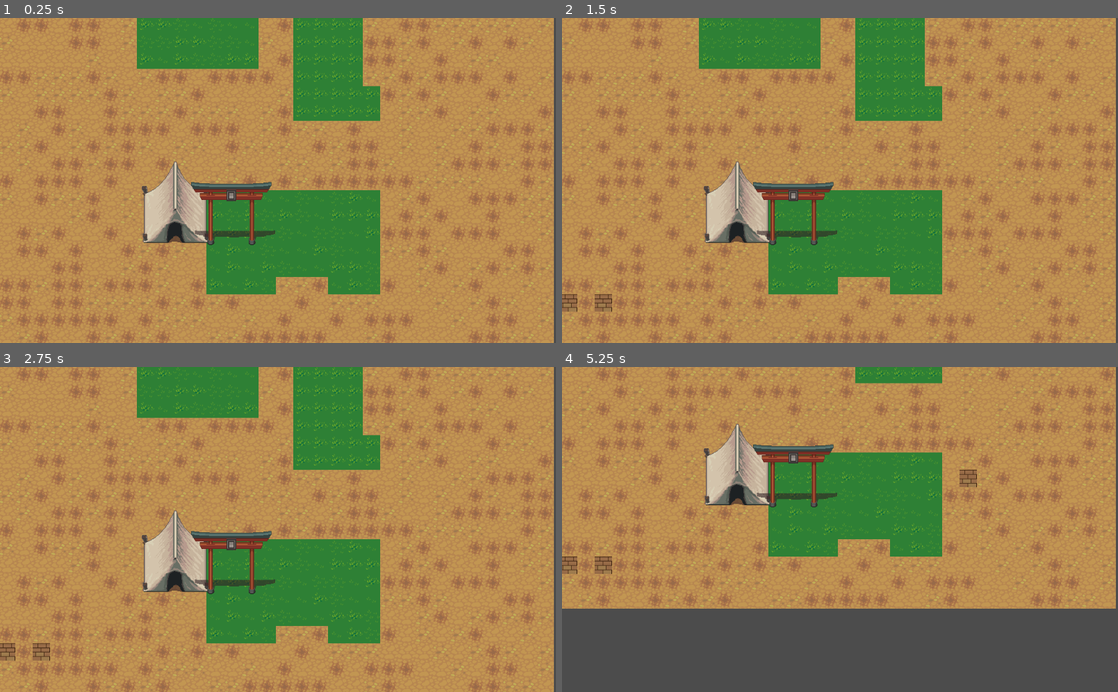
Above: before the commit, frames 1-4 (two rows, left to right).
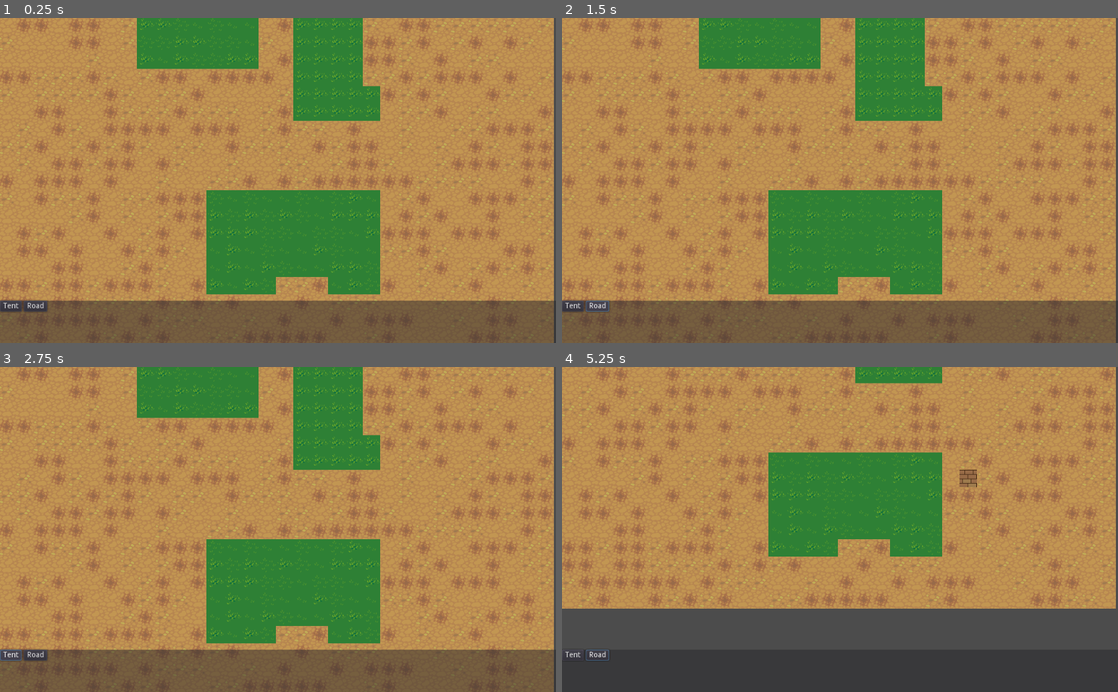
Above: after the commit, the same moments.

Repository: game-prototypes/open-city-prototype
Game: Godot game, scene res://Main.tscn
Two runs of this game, one before a commit and one after it. Both use one fixed random seed, a clock stepped at 60 frames per second and the inputs below.
Inputs (mouse positions are in pixels of both pictures, inside the frame that each line leads up to):
- Up to frame 1 (0.25 s): no input
- Up to frame 2 (1.5 s): click (573, 307) at 0.5 s, where only the run after the commit has a clickable "Tent"; click (595, 307) at 1.25 s, where only the run after the commit has a clickable "Road"
- Up to frame 3 (2.75 s): click (11, 656) at 2 s, where only the run after the commit has a clickable "Tent"
- Up to frame 4 (5.25 s): click (595, 656) at 2.75 s, where only the run after the commit has a clickable "Road"; click (573, 656) at 3.5 s, where only the run after the commit has a clickable "Tent"; click (595, 656) at 4.25 s, where only the run after the commit has a clickable "Road"; tap Enter at 5 s; move the mouse to (962, 513) at 5.02 s; hold S (camera_padding_down) from 5.03 s (still down); click (962, 513) at 5.17 s

The runs differ from the first frame. In frame 1, 16% of the frame differs, in the area x 0-100%, y 44-100%; in frame 2, 16%; in frame 3, 16%; in frame 4, 3.6%.

Commit message:
Add tile markers and GUI

Diff:
--- a/Buildings/Tent.tscn
+++ b/Buildings/Tent.tscn
@@ -6,5 +6,7 @@
 
 [node name="Sprite" type="Sprite" parent="."]
 texture = ExtResource( 1 )
+centered = false
+offset = Vector2( 0, -32 )
 region_enabled = true
 region_rect = Rect2( 416, 512, 128, 160 )
--- /dev/null
+++ b/Components/GUI/GUI.gd
@@ -0,0 +1,7 @@
+extends CanvasLayer
+
+signal press_button(string)
+
+func _on_button_pressed(button: String):
+	emit_signal("press_button", button)
+	print("press ", button)
--- /dev/null
+++ b/Components/GUI/GUI.tscn
@@ -0,0 +1,39 @@
+[gd_scene load_steps=2 format=2]
+
+[ext_resource path="res://Components/GUI/GUI.gd" type="Script" id=1]
+
+[node name="GUI" type="CanvasLayer"]
+script = ExtResource( 1 )
+
+[node name="Container" type="MarginContainer" parent="."]
+anchor_top = 1.0
+anchor_right = 1.0
+anchor_bottom = 1.0
+margin_top = -78.0
+grow_vertical = 0
+__meta__ = {
+"_edit_use_anchors_": false
+}
+
+[node name="Panel" type="Panel" parent="Container"]
+modulate = Color( 1, 1, 1, 0.482353 )
+margin_right = 1024.0
+margin_bottom = 78.0
+
+[node name="GridContainer" type="GridContainer" parent="Container"]
+margin_right = 1024.0
+margin_bottom = 78.0
+columns = 2
+
+[node name="TentButton" type="Button" parent="Container/GridContainer"]
+margin_right = 40.0
+margin_bottom = 20.0
+text = "Tent"
+
+[node name="RoadButton" type="Button" parent="Container/GridContainer"]
+margin_left = 44.0
+margin_right = 87.0
+margin_bottom = 20.0
+text = "Road"
+[connection signal="pressed" from="Container/GridContainer/TentButton" to="." method="_on_button_pressed" binds= [ "build_tent" ]]
+[connection signal="pressed" from="Container/GridContainer/RoadButton" to="." method="_on_button_pressed" binds= [ "build_road" ]]
--- a/Components/Map/Map.gd
+++ b/Components/Map/Map.gd
@@ -2,6 +2,7 @@
 
 onready var terrain = $Terrain
 onready var roads = $Roads
+onready var markers = $Markers
 
 var tile_size: int
 
@@ -17,11 +18,13 @@
 	var road_id=roads.get_cell(tile.x, tile.y)
 	return road_id==-1
 
-
-func build(tile, build):
+func build(tile, build, size=1):
 	print("Build in ", tile)
 	var build_instance=build.instance()
-	build_instance.position=tile2pos(tile)
+
+	var centered_tile_position=tile2pos(tile)
+	# get left top corner
+	build_instance.position=Vector2(centered_tile_position.x-tile_size/2, centered_tile_position.y-tile_size/2)
 	build_instance.add_to_group(BUILDINGS_GROUP)
 	add_child(build_instance)
 
--- a/Components/Map/Map.tscn
+++ b/Components/Map/Map.tscn
@@ -1,8 +1,9 @@
-[gd_scene load_steps=4 format=2]
+[gd_scene load_steps=5 format=2]
 
 [ext_resource path="res://Components/Map/Map.gd" type="Script" id=1]
 [ext_resource path="res://Components/Map/Tilesets/terrain.tres" type="TileSet" id=2]
 [ext_resource path="res://Components/Map/Tilesets/roads.tres" type="TileSet" id=3]
+[ext_resource path="res://Components/Map/Tilesets/tile_markers.tres" type="TileSet" id=4]
 
 [node name="Map" type="Node2D"]
 script = ExtResource( 1 )
@@ -20,3 +21,8 @@
 cell_tile_origin = 1
 format = 1
 tile_data = PoolIntArray( 0, 0, 2, 1, 0, 0, 2, 0, 0, 3, 0, 2, 4, 0, 0, 5, 0, 0, 6, 0, 2, 7, 0, 1, 8, 1, 0, 9, 1, 0, 10, …(8345 unchanged characters)…
+
+[node name="Markers" type="TileMap" parent="."]
+tile_set = ExtResource( 4 )
+cell_size = Vector2( 32, 32 )
+format = 1
--- /dev/null
+++ b/Components/Map/Tilesets/tile_markers.tres
@@ -0,0 +1,37 @@
+[gd_resource type="TileSet" load_steps=4 format=2]
+
+[ext_resource path="res://Resources/TileMarkers/orange.png" type="Texture" id=1]
+[ext_resource path="res://Resources/TileMarkers/green.png" type="Texture" id=2]
+[ext_resource path="res://Resources/TileMarkers/red.png" type="Texture" id=3]
+
+[resource]
+0/name = "green"
+0/texture = ExtResource( 2 )
+0/tex_offset = Vector2( 0, 0 )
+0/modulate = Color( 1, 1, 1, 1 )
+0/region = Rect2( 32, 0, 32, 32 )
+0/tile_mode = 0
+0/occluder_offset = Vector2( 0, 0 )
+0/navigation_offset = Vector2( 0, 0 )
+0/shapes = [  ]
+0/z_index = 0
+1/name = "orange"
+1/texture = ExtResource( 1 )
+1/tex_offset = Vector2( 0, 0 )
+1/modulate = Color( 1, 1, 1, 1 )
+1/region = Rect2( 32, 32, 32, 32 )
+1/tile_mode = 0
+1/occluder_offset = Vector2( 0, 0 )
+1/navigation_offset = Vector2( 0, 0 )
+1/shapes = [  ]
+1/z_index = 0
+2/name = "red"
+2/texture = ExtResource( 3 )
+2/tex_offset = Vector2( 0, 0 )
+2/modulate = Color( 1, 1, 1, 1 )
+2/region = Rect2( 32, 32, 32, 32 )
+2/tile_mode = 0
+2/occluder_offset = Vector2( 0, 0 )
+2/navigation_offset = Vector2( 0, 0 )
+2/shapes = [  ]
+2/z_index = 0
--- a/Components/Player/Player.gd
+++ b/Components/Player/Player.gd
@@ -3,13 +3,34 @@
 
 onready var map=$"../Map"
 export(Resource) var road: Resource
+export(Resource) var tent: Resource
+
+var selected_build_item: Resource
 
 # Called when the node enters the scene tree for the first time.
 func _ready():
-	pass # Replace with function body.
-
+	assert(road)
+	assert(tent)
 
 func _on_tile_selected(tile):
 	#map.build(tile, road)
-	if map.can_build(tile):
-		map.build_road(tile, 0)
+	if selected_build_item==road:
+		if map.can_build(tile):
+			map.build_road(tile, 0)
+	elif selected_build_item==tent:
+		if can_build_range(tile, 4):
+			map.build(tile, tent, 4)
+
+func can_build_range(tile, side) -> bool:
+	for i in range(tile.x,tile.x+side):
+		for j in range(tile.y, tile.y+side):
+			if not map.can_build(Vector2(i, j)):
+				return false
+	return true
+
+
+func _on_GUI_press(button: String):
+	if button=="build_road":
+		selected_build_item=road
+	elif button == "build_tent":
+		selected_build_item=tent
--- a/Main.tscn
+++ b/Main.tscn
@@ -3,24 +3,22 @@
 [ext_resource path="res://Components/Camera/MainCamera.tscn" type="PackedScene" id=1]
 [ext_resource path="res://Components/Player/Player.gd" type="Script" id=2]
 [ext_resource path="res://Components/Map/Map.tscn" type="PackedScene" id=3]
-[ext_resource path="res://Buildings/Tent.tscn" type="PackedScene" id=4]
+[ext_resource path="res://Components/GUI/GUI.tscn" type="PackedScene" id=4]
 [ext_resource path="res://Buildings/Road.tscn" type="PackedScene" id=5]
-[ext_resource path="res://Buildings/Gate.tscn" type="PackedScene" id=6]
+[ext_resource path="res://Buildings/Tent.tscn" type="PackedScene" id=6]
 
 [node name="Main" type="Node2D"]
 
 [node name="Player" type="Node" parent="."]
 script = ExtResource( 2 )
 road = ExtResource( 5 )
+tent = ExtResource( 6 )
 
 [node name="Map" parent="." instance=ExtResource( 3 )]
 
 [node name="MainCamera" parent="." instance=ExtResource( 1 )]
 position = Vector2( 515.761, 302.186 )
 
-[node name="Tent" parent="." instance=ExtResource( 4 )]
-position = Vector2( 327, 342 )
-
-[node name="Gate" parent="." instance=ExtResource( 6 )]
-position = Vector2( 431, 369 )
+[node name="GUI" parent="." instance=ExtResource( 4 )]
 [connection signal="tile_selected" from="Map" to="Player" method="_on_tile_selected"]
+[connection signal="press_button" from="GUI" to="Player" method="_on_GUI_press"]
Binary file added: Resources/TileMarkers/green.png
Not shown, added: Resources/TileMarkers/green.png.import
Binary file added: Resources/TileMarkers/orange.png
Not shown, added: Resources/TileMarkers/orange.png.import
Binary file added: Resources/TileMarkers/red.png
Not shown, added: Resources/TileMarkers/red.png.import
